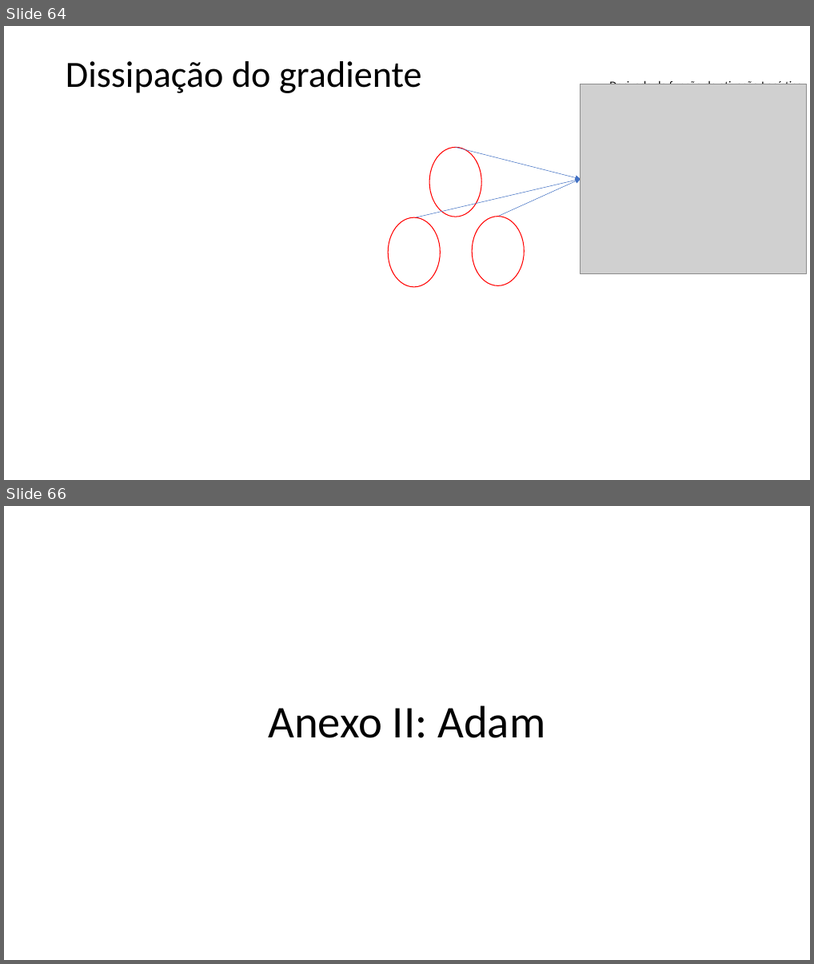
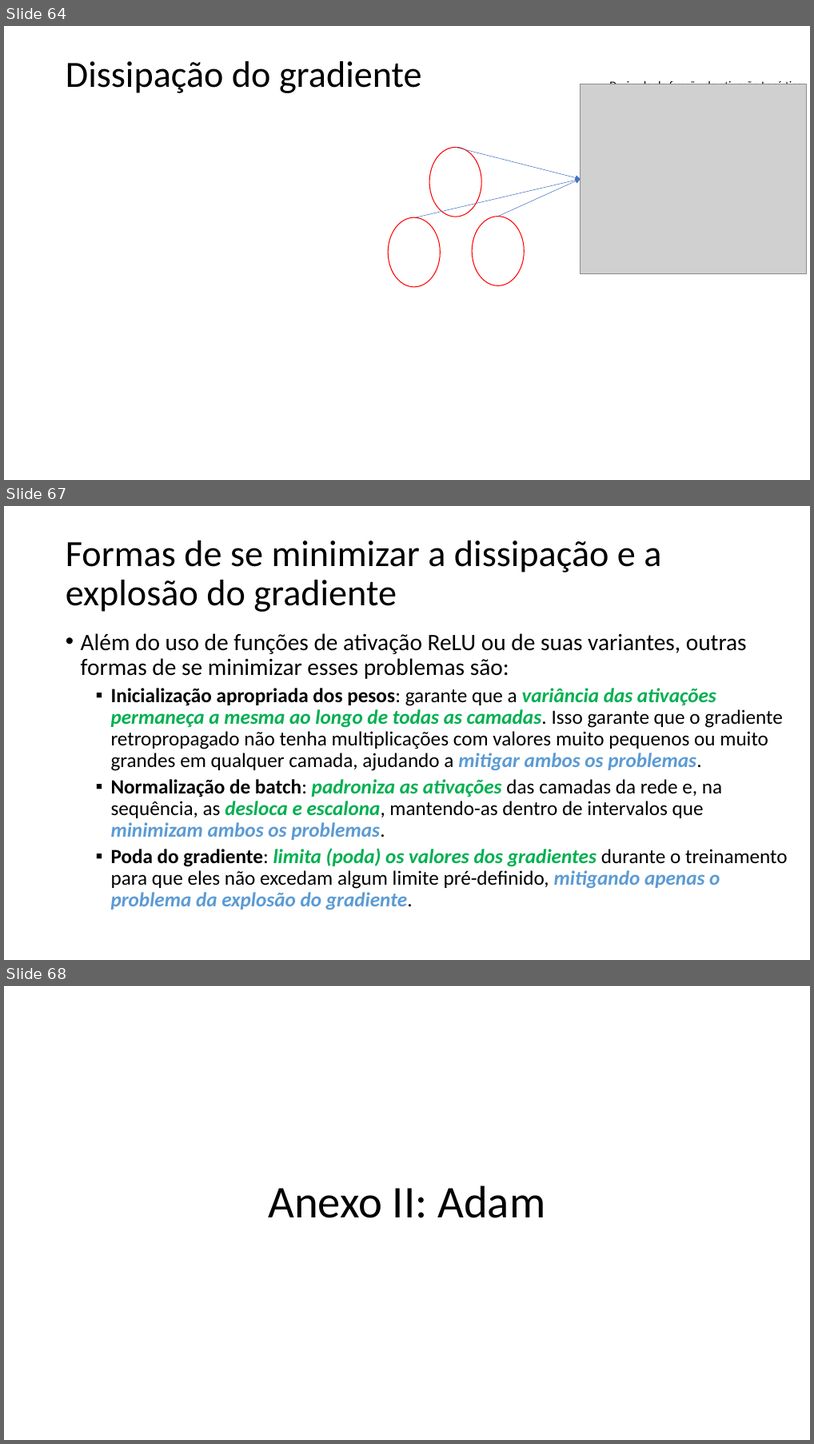
Before and after one commit to zz4fap/tp557-iot-ml, a slide deck: slides/TP557_9_Classificação_com_DNNs.pptx. Shown one above the other, each under a label of ours: slides 64 and 66 before the commit, slides 64, 67 and 68 after it; the slides between them are not shown. The pictures are 814x964 and 814x1444 pixels, drawn with LibreOffice and Linux fonts; fonts in the diff are those of the drawing; grey boxes stand for pictures. Boxes give left, top, right and bottom in pixels: in the first picture for what was removed or moved away, otherwise in the second. Text is boxed around its words. In the diff, an @@ line names an element or a change of style, - is before the commit and + after.

```diff
--- a/slides/TP557_9_Classificação_com_DNNs.pptx
+++ b/slides/TP557_9_Classificação_com_DNNs.pptx
@@ slide 67 added at bbox=[4, 506, 810, 960], background #FFFFFF @@
@@ title added at bbox=[66, 540, 662, 612], 44 pt, text #000000 @@
+Formas de se minimizar a dissipação e a explosão do gradiente
@@ text added at bbox=[81, 633, 788, 909], 24 pt, text #000000 @@
+• Além do uso de funções de ativação ReLU ou de suas variantes, outras formas de se minimizar esses problemas são:
+  ▪ Inicialização apropriada dos pesos: garante que a variância das ativações permaneça a mesma ao longo de todas as camadas. Isso garante que o gradiente retropropagado não tenha multiplicações com valores muito pequenos ou muito grandes em qualquer camada, ajudando a mitigar ambos os problemas.
+  ▪ Normalização de batch: padroniza as ativações das camadas da rede e, na sequência, as desloca e escalona, mantendo-as dentro de intervalos que minimizam ambos os problemas.
+  ▪ Poda do gradiente: limita (poda) os valores dos gradientes durante o treinamento para que eles não excedam algum limite pré-definido, mitigando apenas o problema da explosão do gradiente.
@@ what was slide 66 is now slide 68 @@
```
Also in this commit, not shown: 1 slide changed, 1 other slide added, 1 other file.
